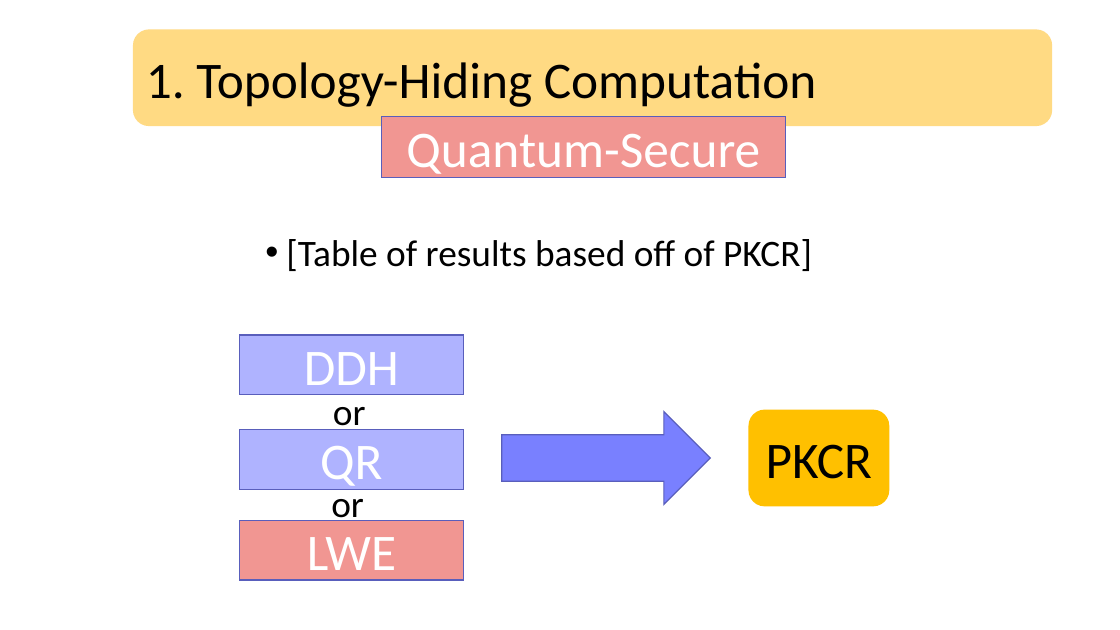
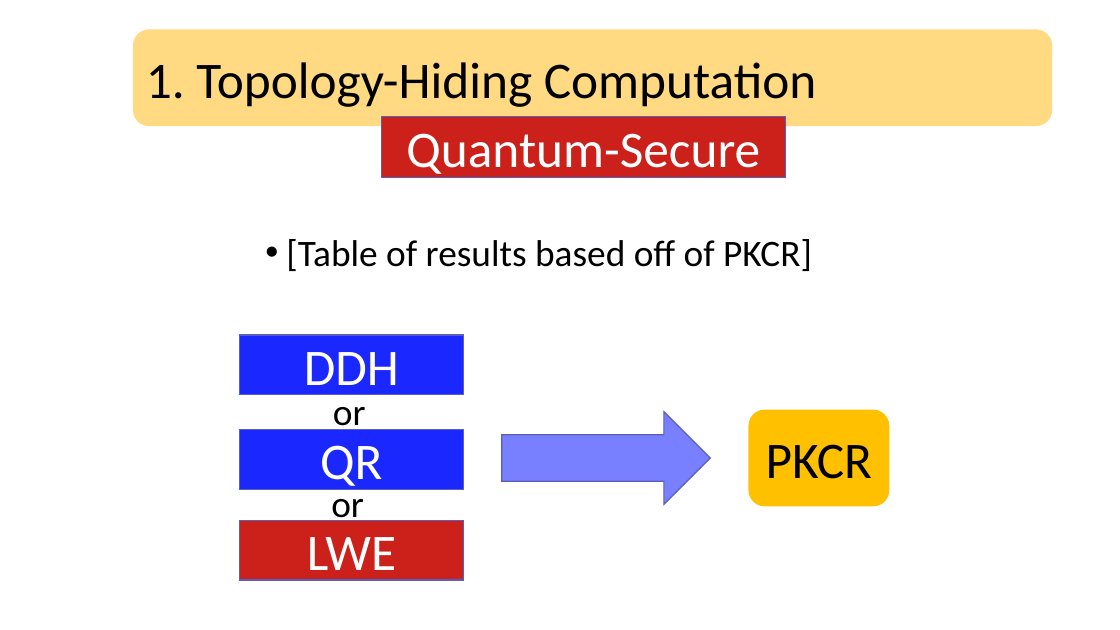
Before and after one commit to riolavigne/thesis, a slide deck: slide 11 of presentation/defense.pptx (slide 10 before the commit). Drawn at 1120x630 pixels with LibreOffice and Linux fonts; fonts in the diff are those of the drawing. Boxes give left, top, right and bottom in pixels: in the first picture for what was removed or moved away, otherwise in the second. Text is boxed around its words. In the diff, an @@ line names an element or a change of style, - is before the commit and + after.

```diff
--- a/presentation/defense.pptx
+++ b/presentation/defense.pptx
@@ rectangle "Quantum-Secure" at [382, 117, 786, 177]: fill #F19692 to #CB211A @@
@@ rectangle "DDH" at [239, 335, 464, 395]: fill #AFB3FF to #1B27FF @@
@@ rectangle "QR" at [239, 429, 464, 489]: fill #AFB3FF to #1B27FF @@
@@ rectangle "LWE" at [239, 520, 464, 580]: fill #F19692 to #CB211A @@
```
Also in this commit, not shown: 10 other slides changed, 12 slides added, 5 other files.
